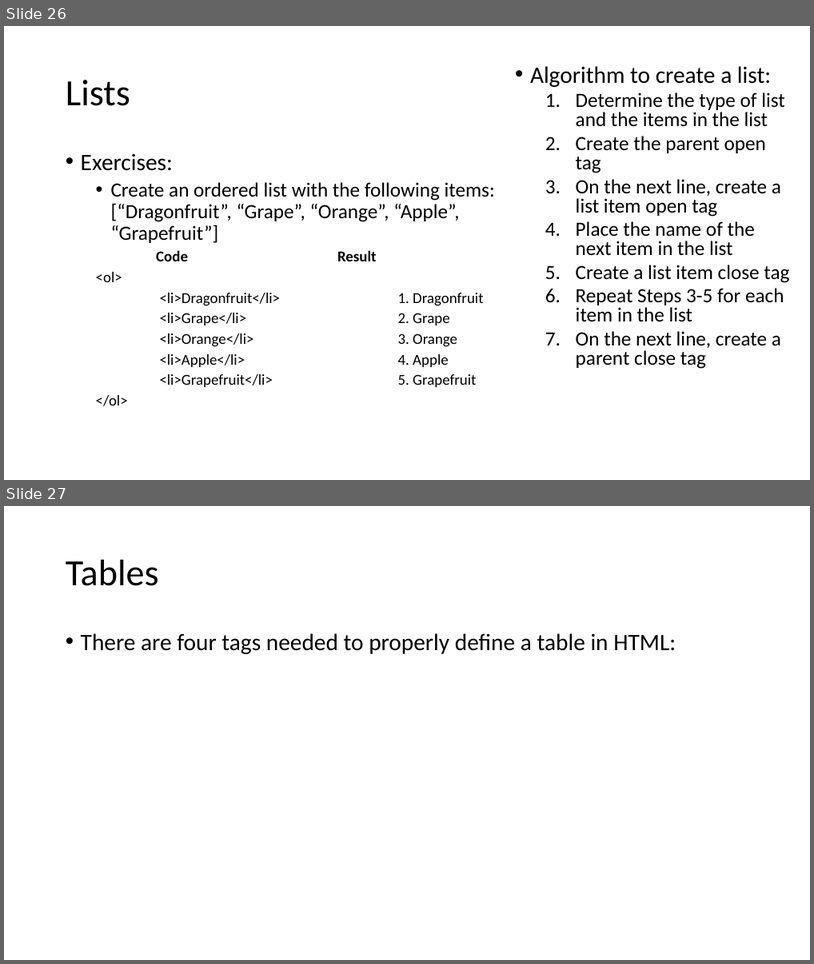
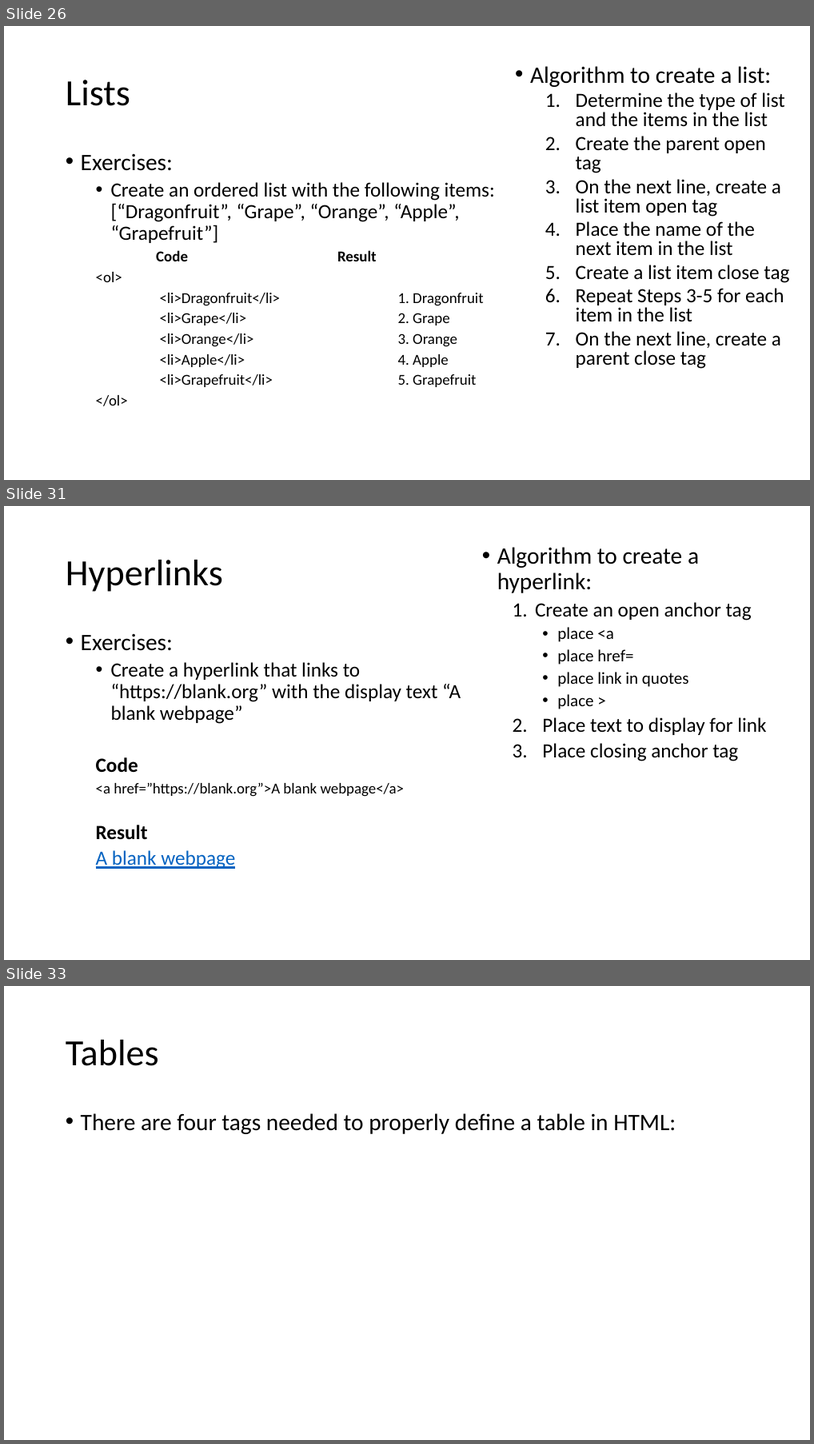
Before and after one commit to MrJoshGross/Course-Curricular-Material, a slide deck: wip/Lecture 9 - More HTML Tags.pptx. Shown one above the other, each under a label of ours: slides 26 and 27 before the commit, slides 26, 31 and 33 after it; the slides between them are not shown. The pictures are 814x964 and 814x1444 pixels, drawn with LibreOffice and Linux fonts; fonts in the diff are those of the drawing. Boxes give left, top, right and bottom in pixels: in the first picture for what was removed or moved away, otherwise in the second. Text is boxed around its words. In the diff, an @@ line names an element or a change of style, - is before the commit and + after.

Commit message:
Update Lecture 9 - More HTML Tags.pptx
add section for hyperlinks

```diff
--- a/wip/Lecture 9 - More HTML Tags.pptx
+++ b/wip/Lecture 9 - More HTML Tags.pptx
@@ slide 31 added at <box>4,506,810,960</box>, background #FFFFFF @@
@@ text added at <box>498,547,766,761</box>, 24 pt, text #000000 @@
+• Algorithm to create a hyperlink:
+  1. Create an open anchor tag
+    • place <a
+    • place href=
+    • place link in quotes
+    • place >
+  2. Place text to display for link
+  3. Place closing anchor tag
@@ title added at <box>66,560,223,592</box>, 44 pt, text #000000 @@
+Hyperlinks
@@ text added at <box>81,634,461,868</box>, 24 pt, text #000000 @@
+• Exercises:
+  • Create a hyperlink that links to “https://blank.org” with the display text “A blank webpage”
+  Code
+  <a href=”https://blank.org”>A blank webpage</a>
+  Result
+  A blank webpage
@@ what was slide 27 is now slide 33 @@
```
Also in this commit, not shown: 2 slides changed, 5 other slides added.
